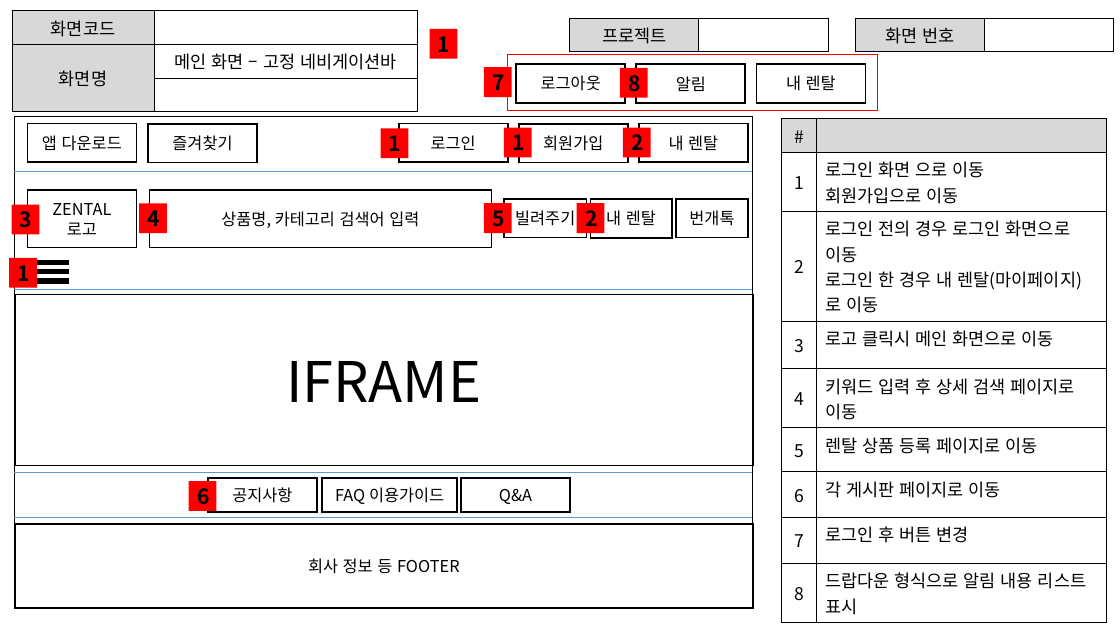
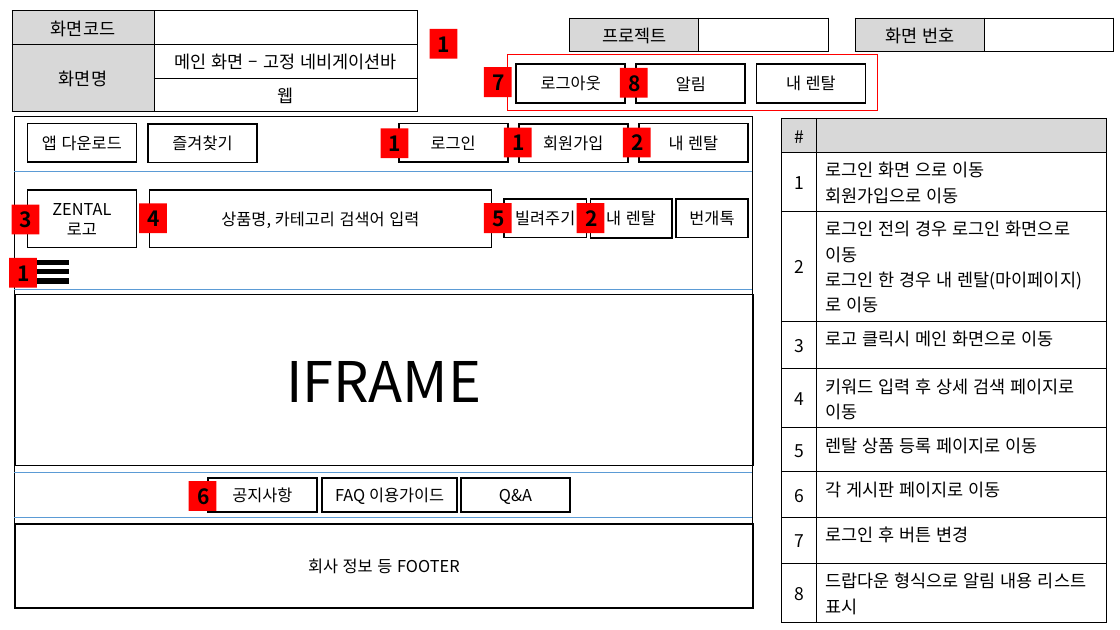
Before and after one commit to ezenteam2/RentalEquip, a slide deck: slide 2 of 0 발표용 파워포인트/project04 - 파워포인트 종합 - 현태.pptx. Drawn at 1120x630 pixels with LibreOffice and Linux fonts; fonts in the diff are those of the drawing. Boxes give left, top, right and bottom in pixels: in the first picture for what was removed or moved away, otherwise in the second. Text is boxed around its words. In the diff, an @@ line names an element or a change of style, - is before the commit and + after.

```diff
--- a/0 발표용 파워포인트/project04 - 파워포인트 종합 - 현태.pptx
+++ b/0 발표용 파워포인트/project04 - 파워포인트 종합 - 현태.pptx
@@ table at [12,11,418,107] @@
-row 3, column 2: 
+row 3, column 2: 웹
```
Also in this commit, not shown: 3 other slides changed, 1 slide added.
